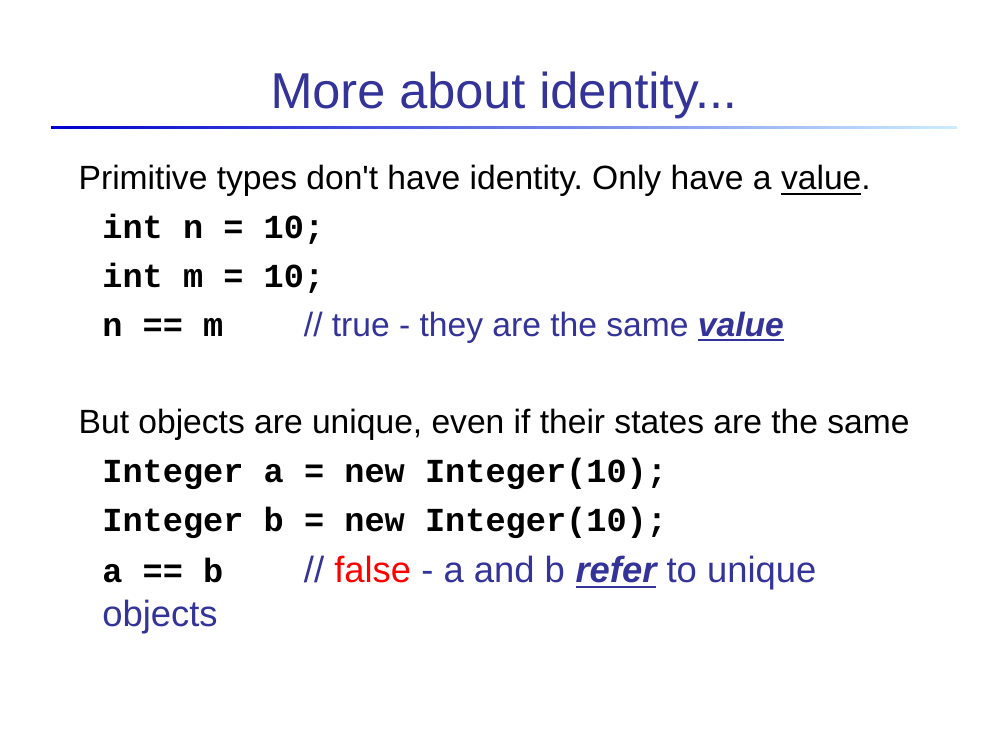
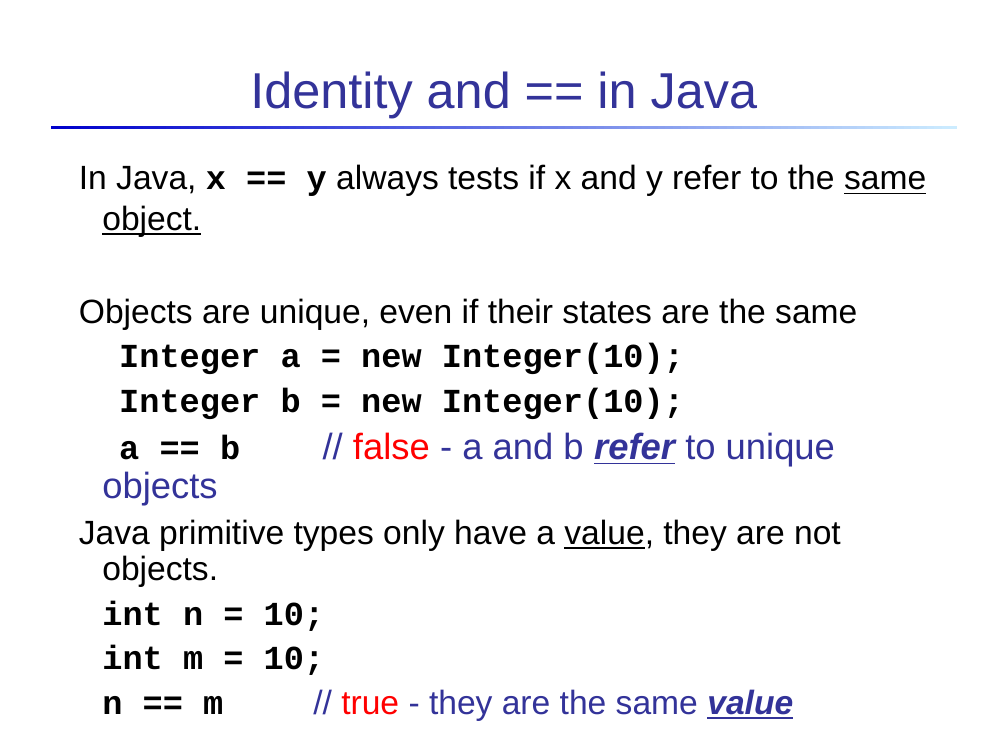
Before and after one commit to skeoop/skeoop.github.io, a slide deck: slide 23 of intro/Intro-to-Objects-Classes.ppt (slide 12 before the commit). Drawn at 1008x756 pixels with LibreOffice and Linux fonts; fonts in the diff are those of the drawing. Boxes give left, top, right and bottom in pixels: in the first picture for what was removed or moved away, otherwise in the second. Text is boxed around its words. In the diff, an @@ line names an element or a change of style, - is before the commit and + after.

```diff
--- a/intro/Intro-to-Objects-Classes.ppt
+++ b/intro/Intro-to-Objects-Classes.ppt
@@ title at [250, 71, 757, 118]: text changed @@
-More about identity...
+Identity and == in Java
@@ text at [79, 164, 926, 587]: text changed @@
-Primitive types don't have identity. Only have a value.
+In Java, x == y always tests if x and y refer to the same object.
+Objects are unique, even if their states are the same
+Integer a = new Integer(10);
+Integer b = new Integer(10);
+a == b // false - a and b refer to unique objects
+Java primitive types only have a value, they are not objects.
@@ text at [79, 408, 909, 590]: paragraphs removed @@
-But objects are unique, even if their states are the same
-Integer a = new Integer(10);
-Integer b = new Integer(10);
-a == b // false - a and b refer to unique objects
@@ text at [102, 600, 793, 721]: text colour #333399 to #FF0000 in "true"; line spacing 1 to 0.9 @@
```
Also in this commit, not shown: 12 other slides changed, 14 slides added, 12 slides removed, 6 other files.
